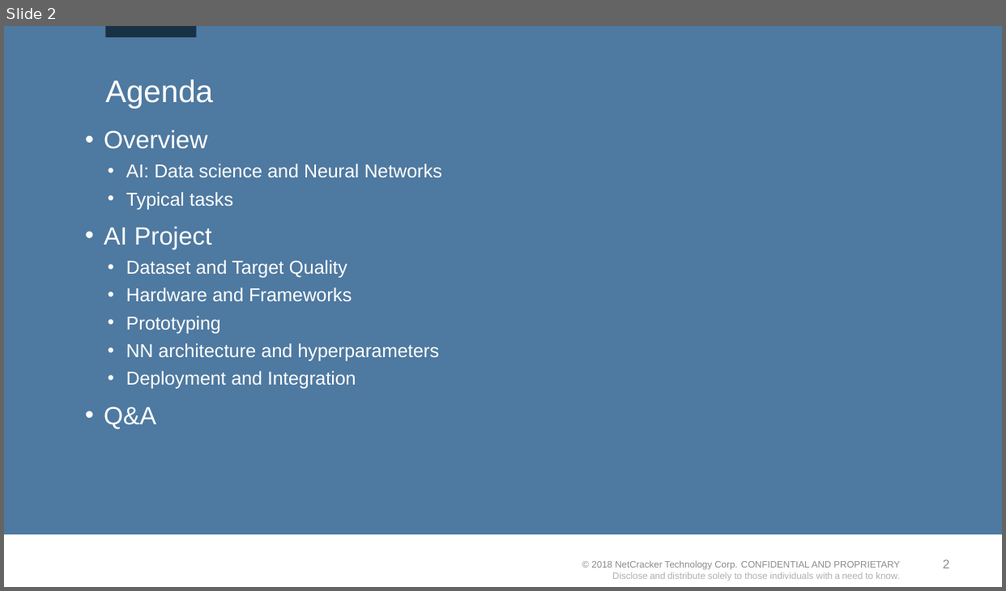
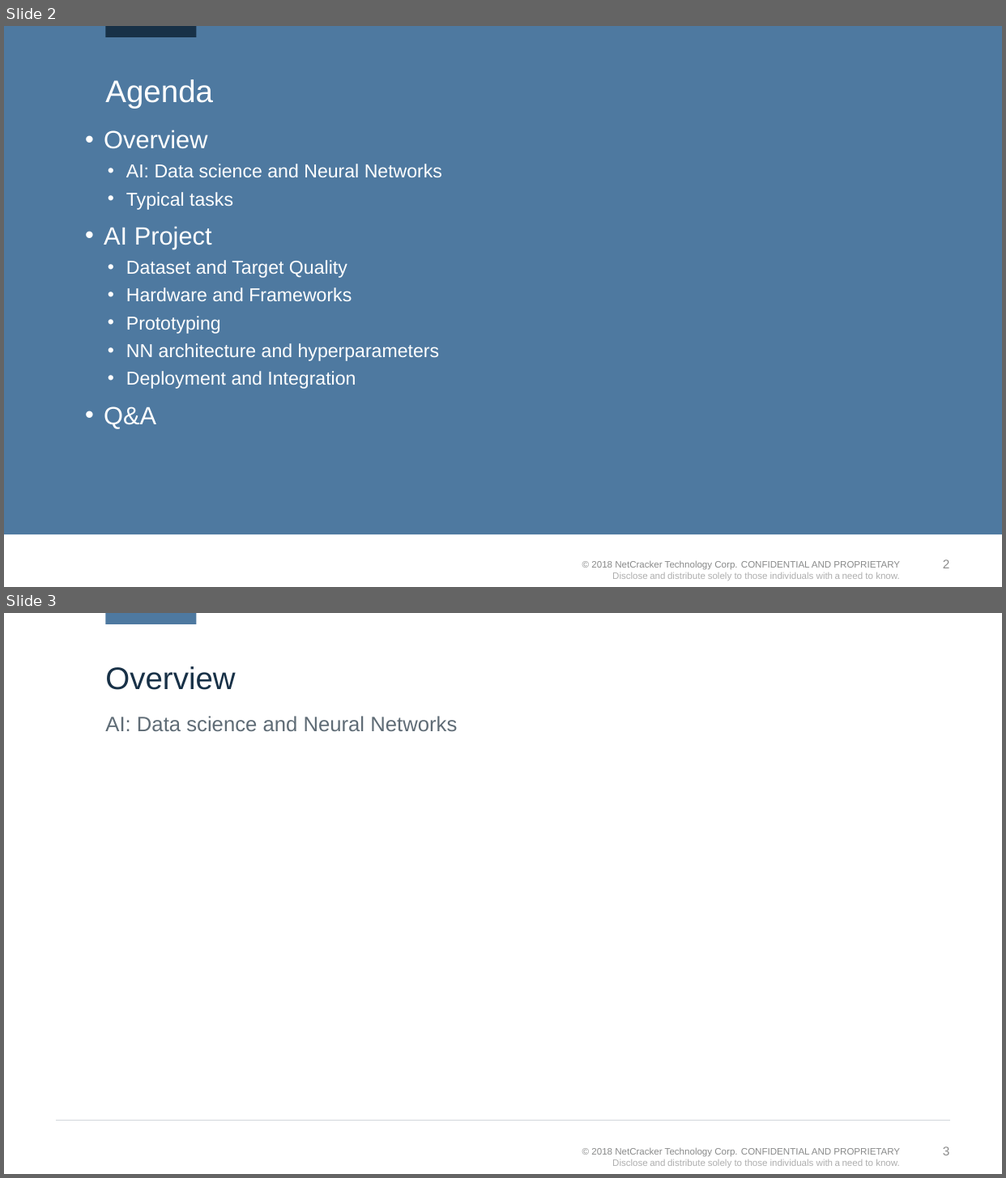
Before and after one commit to kvoloshenko/CLA, a slide deck: CLA_AI_01.pptx. Shown one above the other, each under a label of ours: slide 2 before the commit, slides 2 and 3 after it. The pictures are 1006x591 and 1006x1178 pixels, drawn with LibreOffice and Linux fonts; fonts in the diff are those of the drawing; background and template pictures are left out. Boxes give left, top, right and bottom in pixels: in the first picture for what was removed or moved away, otherwise in the second. Text is boxed around its words. In the diff, an @@ line names an element or a change of style, - is before the commit and + after.

```diff
--- a/CLA_AI_01.pptx
+++ b/CLA_AI_01.pptx
@@ slide 3 added at (4, 613, 1002, 1174), background #FFFFFF; not listed: 2 template elements that a slide beside it also shows @@
@@ rectangle added at (106, 613, 197, 624), fill #4E79A0 @@
@@ title added at (105, 666, 235, 690), 30 pt, text #183147 @@
+Overview
@@ text added at (105, 716, 457, 731), 20 pt, text #5F6C76 @@
+AI: Data science and Neural Networks
@@ line added from (56, 1121) to (950, 1121), #D1D6DA 1 pt @@
```
Also in this commit, not shown: 3 other slides added, 1 slide removed.
